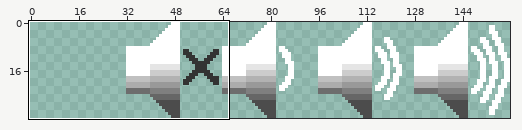
Two states of a pixel-art file, assets/textures/volumes.aseprite. The picture above shows the old version from afar; the outline marks the close-up.
Close-up. Old version:
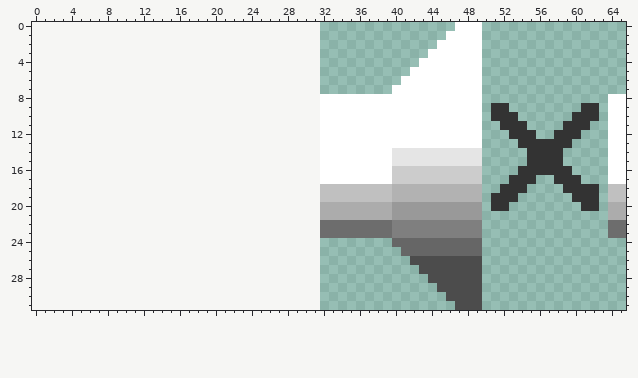
128x32 pixels, 1 frame. Shown: x 0..65, y 0..31. The old version is drawn lined up with the new one, on the new canvas.
The result:
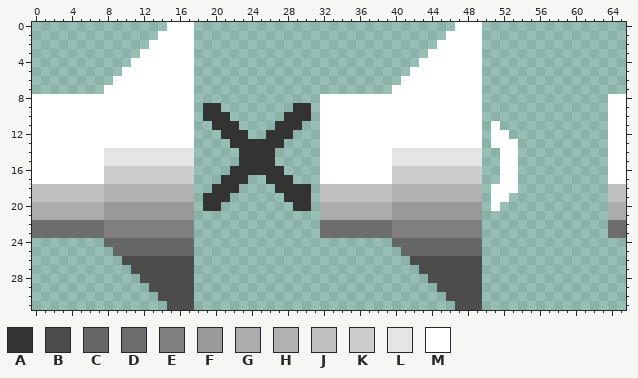
Palette (. is transparent): A #333333  B #4c4c4c  C #666666  D #6d6d6d  E #7f7f7f  F #999999  G #acacac  H #b2b2b2  J #c0c0c0  K #cccccc  L #e5e5e5  M #ffffff
Commit: Update texture assets and modify loading function to include new volume texture
Change:
canvas 128x32 -> 160x32, the old top-left corner now at 32,0
@@ x 0..65 @@
- 0 ...............................................MMM................
- 1 ..............................................MMMM................
- 2 .............................................MMMMM................
- 3 ............................................MMMMMM................
- 4 ...........................................MMMMMMM................
- 5 ..........................................MMMMMMMM................
- 6 .........................................MMMMMMMMM................
- 7 ........................................MMMMMMMMMM................
- 8 ................................MMMMMMMMMMMMMMMMMM..............MM
- 9 ................................MMMMMMMMMMMMMMMMMM.AA........AA.MM
-10 ................................MMMMMMMMMMMMMMMMMM.AAA......AAA.MM
-11 ................................MMMMMMMMMMMMMMMMMM..AAA....AAA..MM
-12 ................................MMMMMMMMMMMMMMMMMM...AAA..AAA...MM
-13 ................................MMMMMMMMMMMMMMMMMM....AAAAAA....MM
-14 ................................MMMMMMMMLLLLLLLLLL.....AAAA.....MM
-15 ................................MMMMMMMMLLLLLLLLLL.....AAAA.....MM
-16 ................................MMMMMMMMKKKKKKKKKK....AAAAAA....MM
-17 ................................MMMMMMMMKKKKKKKKKK...AAA..AAA...MM
-18 ................................JJJJJJJJHHHHHHHHHH..AAA....AAAA.JJ
-19 ................................JJJJJJJJHHHHHHHHHH.AAA......AAA.JJ
-20 ................................GGGGGGGGFFFFFFFFFF.AA........AA.GG
-21 ................................GGGGGGGGFFFFFFFFFF..............GG
-22 ................................DDDDDDDDEEEEEEEEEE..............DD
-23 ................................DDDDDDDDEEEEEEEEEE..............DD
-24 ........................................CCCCCCCCCC................
-25 .........................................CCCCCCCCC................
-26 ..........................................BBBBBBBB................
-27 ...........................................BBBBBBB................
-28 ............................................BBBBBB................
-29 .............................................BBBBB................
-30 ..............................................BBBB................
-31 ...............................................BBB................
+ 0 ...............MMM.............................MMM................
+ 1 ..............MMMM............................MMMM................
+ 2 .............MMMMM...........................MMMMM................
+ 3 ............MMMMMM..........................MMMMMM................
+ 4 ...........MMMMMMM.........................MMMMMMM................
+ 5 ..........MMMMMMMM........................MMMMMMMM................
+ 6 .........MMMMMMMMM.......................MMMMMMMMM................
+ 7 ........MMMMMMMMMM......................MMMMMMMMMM................
+ 8 MMMMMMMMMMMMMMMMMM..............MMMMMMMMMMMMMMMMMM..............MM
+ 9 MMMMMMMMMMMMMMMMMM.AA........AA.MMMMMMMMMMMMMMMMMM..............MM
+10 MMMMMMMMMMMMMMMMMM.AAA......AAA.MMMMMMMMMMMMMMMMMM..............MM
+11 MMMMMMMMMMMMMMMMMM..AAA....AAA..MMMMMMMMMMMMMMMMMM.M............MM
+12 MMMMMMMMMMMMMMMMMM...AAA..AAA...MMMMMMMMMMMMMMMMMM.MM...........MM
+13 MMMMMMMMMMMMMMMMMM....AAAAAA....MMMMMMMMMMMMMMMMMM.MMM..........MM
+14 MMMMMMMMLLLLLLLLLL.....AAAA.....MMMMMMMMLLLLLLLLLL..MM..........MM
+15 MMMMMMMMLLLLLLLLLL.....AAAA.....MMMMMMMMLLLLLLLLLL..MM..........MM
+16 MMMMMMMMKKKKKKKKKK....AAAAAA....MMMMMMMMKKKKKKKKKK..MM..........MM
+17 MMMMMMMMKKKKKKKKKK...AAA..AAA...MMMMMMMMKKKKKKKKKK..MM..........MM
+18 JJJJJJJJHHHHHHHHHH..AAA....AAAA.JJJJJJJJHHHHHHHHHH.MMM..........JJ
+19 JJJJJJJJHHHHHHHHHH.AAA......AAA.JJJJJJJJHHHHHHHHHH.MM...........JJ
+20 GGGGGGGGFFFFFFFFFF.AA........AA.GGGGGGGGFFFFFFFFFF.M............GG
+21 GGGGGGGGFFFFFFFFFF..............GGGGGGGGFFFFFFFFFF..............GG
+22 DDDDDDDDEEEEEEEEEE..............DDDDDDDDEEEEEEEEEE..............DD
+23 DDDDDDDDEEEEEEEEEE..............DDDDDDDDEEEEEEEEEE..............DD
+24 ........CCCCCCCCCC......................CCCCCCCCCC................
+25 .........CCCCCCCCC.......................CCCCCCCCC................
+26 ..........BBBBBBBB........................BBBBBBBB................
+27 ...........BBBBBBB.........................BBBBBBB................
+28 ............BBBBBB..........................BBBBBB................
+29 .............BBBBB...........................BBBBB................
+30 ..............BBBB............................BBBB................
+31 ...............BBB.............................BBB................
Boxes around the changes in both close-ups, in picture pixels (x1, y1, x2, y2):
added: (32, 22, 311, 310)
changed: (491, 103, 599, 211)
